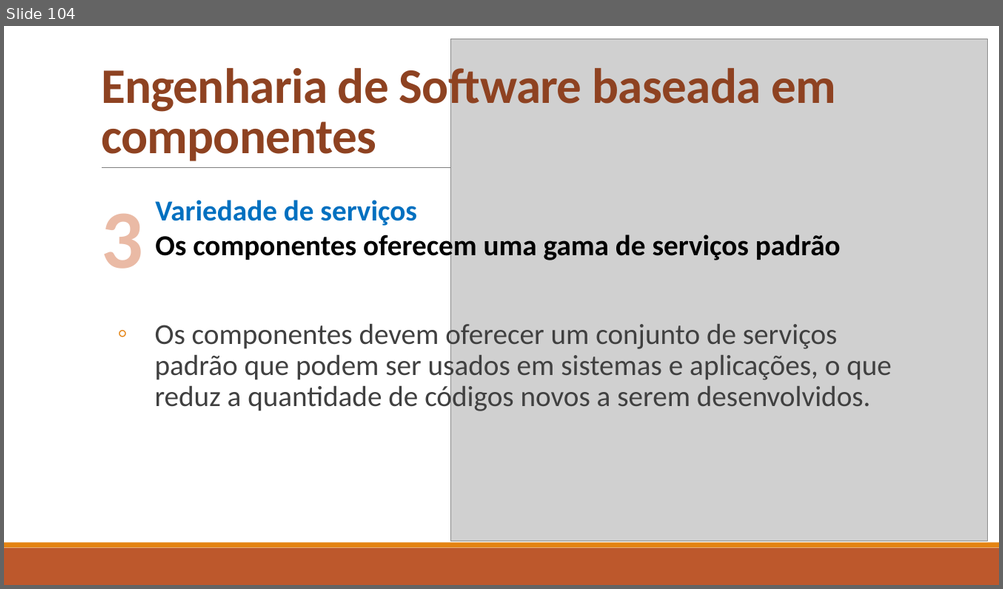
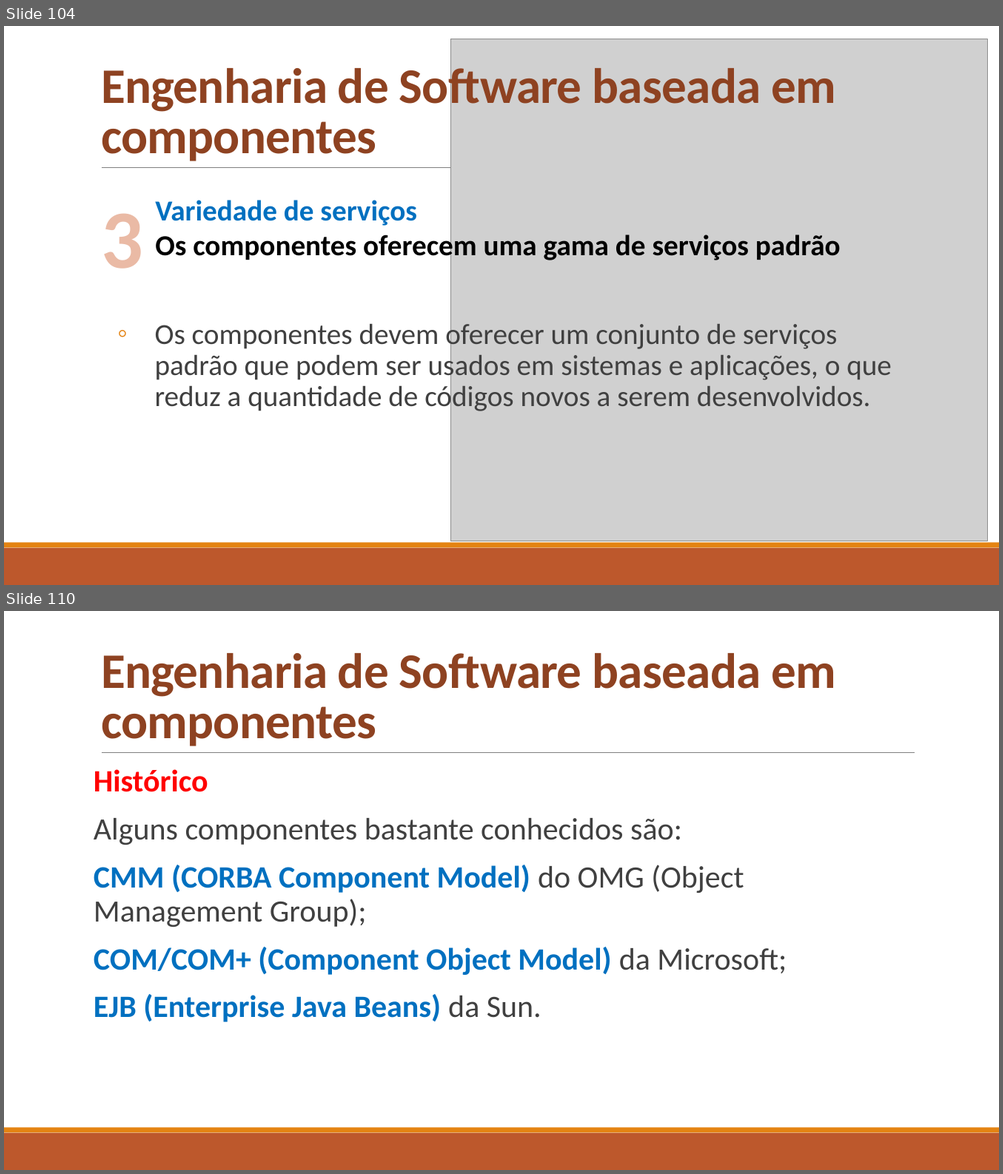
Before and after one commit to celsofurtado/reuso, a slide deck: Reuso de Software e Componentes.pptx. Shown one above the other, each under a label of ours: slide 104 before the commit, slides 104 and 110 after it; the slides between them are not shown. The pictures are 1003x589 and 1003x1174 pixels, drawn with LibreOffice and Linux fonts; fonts in the diff are those of the drawing; grey boxes stand for pictures. Boxes give left, top, right and bottom in pixels: in the first picture for what was removed or moved away, otherwise in the second. Text is boxed around its words. In the diff, an @@ line names an element or a change of style, - is before the commit and + after.

```diff
--- a/Reuso de Software e Componentes.pptx
+++ b/Reuso de Software e Componentes.pptx
@@ slide 110 added at box(4, 611, 999, 1170), background #FFFFFF; not listed: 3 template elements that a slide beside it also shows @@
@@ title added at box(101, 653, 836, 746), 48 pt, text #8E4221, bold @@
+Engenharia de Software baseada em componentes
@@ text added at box(94, 769, 786, 1022), 30 pt, text #404040, bold @@
+Histórico
+Alguns componentes bastante conhecidos são:
+CMM (CORBA Component Model) do OMG (Object Management Group);
+COM/COM+ (Component Object Model) da Microsoft;
+EJB (Enterprise Java Beans) da Sun.
```
Also in this commit, not shown: 35 other slides added.
